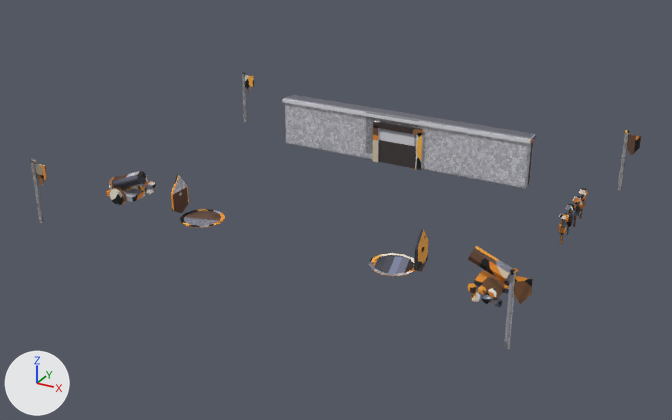
Renders of the FBX model assets/stations/area_guard_3_5.fbx from each side of a commit.
The view is the same before and after, from a 50 mm camera at (139.8, -258.5, 127.3) aimed at (0.9, -5.9, 1.0). Lighting does not change. The marker at lower left points along +X, +Y and +Z. The first picture is the older version.

Objects in the first picture: 'area_guard_3_5_body'.
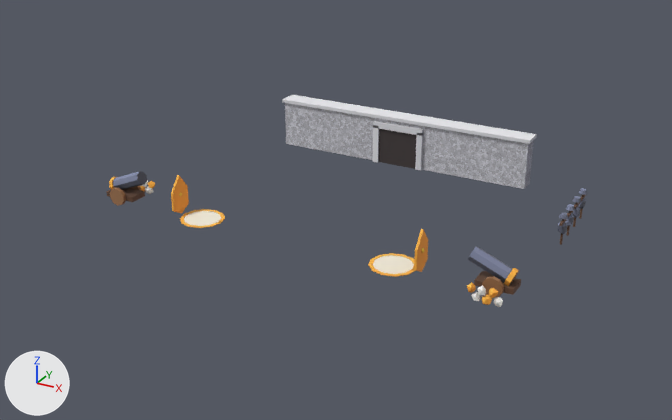
Where the change shows, as pixel boxes (x1, y1, x2, y2) in the pictures (672 x 420 px; the box of a moved part takes in the faces that stretch with it):
'area_guard_3_5_body', reshaped (21% narrower, 24% shorter): before (31, 71, 641, 349); after (106, 95, 588, 307)
part 1 of me_area_guard_3_5_body, deleted: before (31, 71, 641, 349)
part 2 of me_area_guard_3_5_body, moved or reshaped: before (141, 184, 497, 304); after (142, 183, 498, 305)
part 3 of me_area_guard_3_5_body, moved or reshaped: before (566, 197, 586, 227); after (565, 198, 586, 226)
part 4 of me_area_guard_3_5_body, surface changed: (106, 95, 588, 307) in both

What the commit changed:
me_area_guard_3_5_body is used by ob_area_guard_3_5_body; location (0.0, 0.0, 0.0).
Verts and faces of me_area_guard_3_5_body; kept vertices keep their numbers, new ones are numbered from 840.
Before the commit, vertices of me_area_guard_3_5_body: 722 (74.0, 12.0, 5.0) at pixel (566, 223), 724 (74.0, 16.0, 5.0), 766 (74.0, 21.0, 4.0) at pixel (575, 217), 768 (74.0, 19.0, 5.0) at pixel (572, 216), 777 (74.0, 21.0, 8.0) at pixel (576, 203).
Before the commit, vertices of me_area_guard_3_5_body: 816 (74.0, 30.0, 5.0), 823 (74.0, 29.0, 9.0) at pixel (582, 194).
me_area_guard_3_5_body had 840 vertices, 870 faces and spanned x -81.0..85.0, y -61.0..61.0, z 0.0..23.0.
me_area_guard_3_5_body now has 704 vertices, 730 faces and spans x -73.0..76.0, y -43.0..51.0, z 0.0..19.0.
me_area_guard_3_5_body part 1: 12 loose pieces with 136 vertices, spanning x -81.0..85.0, y -61.0..61.0, z 0.0..23.0, are deleted.
Part 2, on me_area_guard_3_5_body:
14 vertices are removed from x -67.0..70.0, y -42.0..-23.0, z 1.0..4.0.
61 faces are deleted.
2 vertices move from x -69.0..-66.0, y -25.0..-24.0, z 3.0 to x -69.0..-66.0, y -25.0..-24.0, z 2.0..3.0.
14 vertices are added at x -67.0..70.0, y -42.0..-23.0, z 1.0..4.0.
61 new faces join them.
Part 3, on me_area_guard_3_5_body:
Vertex 722 moves to (74.0, 11.0, 5.0), pixel (565, 225).
Vertex 724 moves to (74.0, 15.0, 5.0).
Vertex 766 moves to (74.0, 21.0, 3.0), pixel (574, 218).
Vertex 823 moves to (74.0, 29.0, 8.0), pixel (582, 197).
Vertex 768 moves to (74.0, 20.0, 5.0), pixel (573, 214).
Vertex 816 moves to (74.0, 31.0, 5.0).
Vertex 777 moves to (74.0, 21.0, 8.0), pixel (576, 205).
me_area_guard_3_5_body part 4: 666 kept faces spanning x -73.0..76.0, y -43.0..51.0, z 0.0..19.0 get new texture (UV) coordinates.
